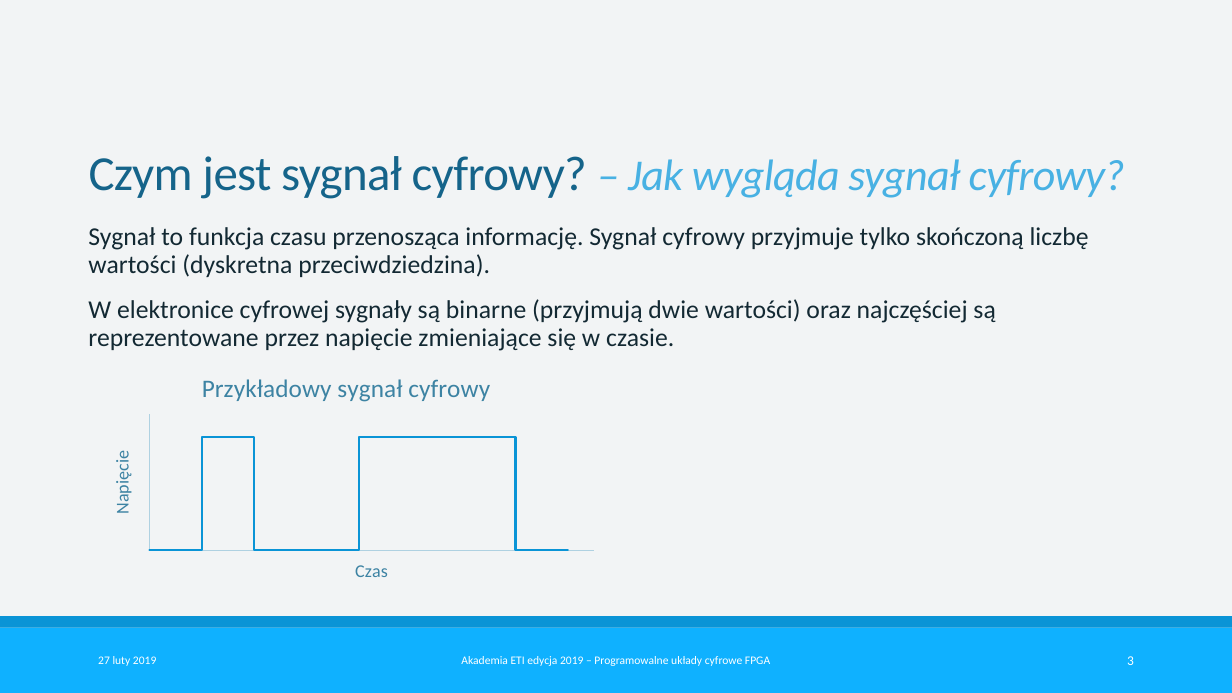
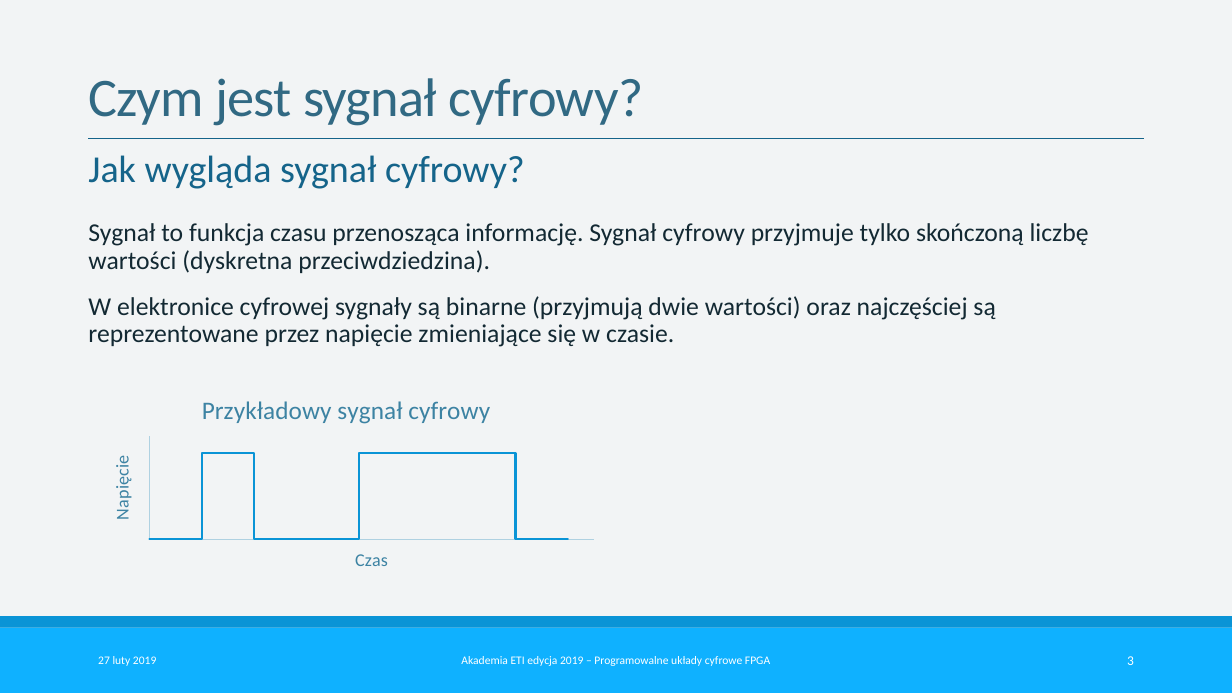
Before and after one commit to SKNCHIP/AkademiaETI_2019, a slide deck: slide 3 of Prezentacja/Prezentacja.pptx. Drawn at 1232x693 pixels with LibreOffice and Linux fonts; fonts in the diff are those of the drawing. Boxes give left, top, right and bottom in pixels: in the first picture for what was removed or moved away, otherwise in the second. Text is boxed around its words. In the diff, an @@ line names an element or a change of style, - is before the commit and + after.

Commit message:
Poprawiona grafika oraz tresci

```diff
--- a/Prezentacja/Prezentacja.pptx
+++ b/Prezentacja/Prezentacja.pptx
@@ title at [88,78,643,126]: text changed; size 32.4 to 40 pt; text colour #48B1E3 to #316983; italic off @@
-Czym jest sygnał cyfrowy? – Jak wygląda sygnał cyfrowy?
+Czym jest sygnał cyfrowy?
@@ line added from (88, 139) to (1143, 139), #15648A 1 pt @@
@@ text added at [88,155,525,189], 28 pt, text #15648A @@
+Jak wygląda sygnał cyfrowy?
@@ text "Sygnał to funkcja czasu przenosząca ...": place and size @@
-text "Sygnał to funkcja czasu przenosząca ..." at [88,227,1089,351]
+text "Sygnał to funkcja czasu przenosząca ..." at [88,223,1089,347]
@@ scatter lines chart: place and size @@
-scatter lines chart at [88,358,604,604]
+scatter lines chart at [88,381,604,594]
```
Also in this commit, not shown: 12 other slides changed, 1 slide added, 1 slide removed, 1 other file.
